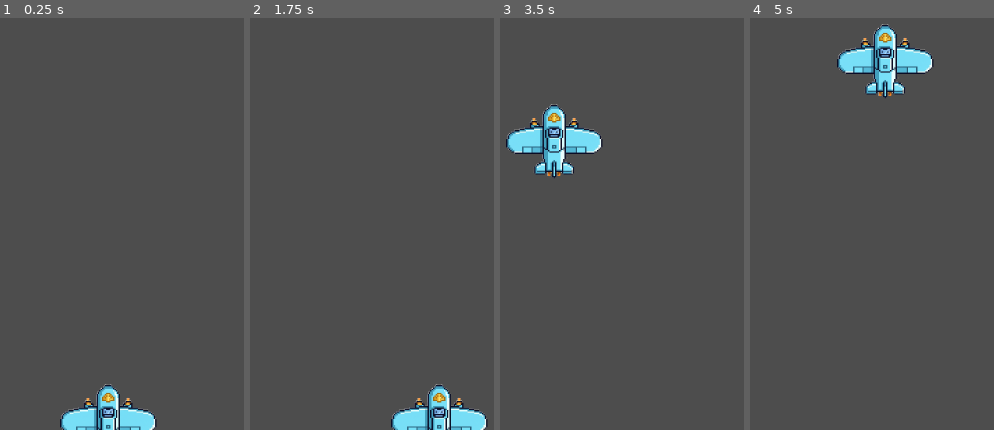
Above: before the commit, frames 1-4 (left to right).
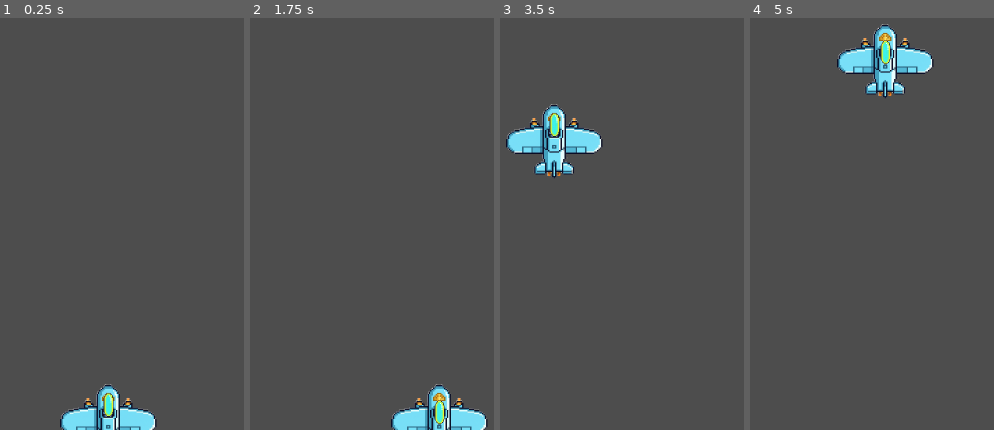
Above: after the commit, the same moments.

Repository: qingzhixing/plane-war
Game: Godot game, scene res://scenes/Main.tscn
Two runs of this game, one before a commit and one after it. Both use one fixed random seed, a clock stepped at 60 frames per second and the inputs below.
Inputs (mouse positions are in pixels of both pictures, inside the frame that each line leads up to):
- Up to frame 1 (0.25 s): no input
- Up to frame 2 (1.75 s): tap Enter at 0.5 s; move the mouse to (outside the picture) at 0.52 s; click (outside the picture) at 0.67 s; tap Space at 1.25 s; drag from (outside the picture) to (328, 191) at 1.27 s
- Up to frame 3 (3.5 s): tap Enter at 2 s; move the mouse to (outside the picture) at 2.02 s; click (outside the picture) at 2.17 s; tap Space at 2.75 s; drag from (578, 191) to (outside the picture) at 2.77 s
- Up to frame 4 (5 s): move the mouse to (outside the picture) at 3.52 s; click (outside the picture) at 3.67 s; tap Enter at 4.25 s; drag from (outside the picture) to (outside the picture) at 4.27 s

The runs differ from the first frame. In frame 1, 0.2% of the frame differs, in the area x 42-47%, y 91-97%; in frame 2, 0.2%; in frame 3, 0.2%; in frame 4, 0.2%.

Commit message:
🐛 FIX: 自动发射与脚本告警清理
Made-with: Cursor

Diff:
--- a/scenes/Player.tscn
+++ b/scenes/Player.tscn
@@ -1,6 +1,7 @@
-[gd_scene load_steps=4 format=3 uid="uid://drk5g4eslf2h3"]
+[gd_scene load_steps=5 format=3 uid="uid://drk5g4eslf2h3"]
 
 [ext_resource type="Script" uid="uid://b3aigm1lpksqa" path="res://scripts/player.gd" id="1_p0vlq"]
+[ext_resource type="PackedScene" uid="uid://du8esn7dxfruf" path="res://scenes/bullets/PlayerBullet.tscn" id="2_3li8b"]
 [ext_resource type="Texture2D" uid="uid://dgocjs7westlh" path="res://art/player/player_ship_base.png" id="2_v6fml"]
 
 [sub_resource type="CapsuleShape2D" id="CapsuleShape2D_v6fml"]
@@ -9,6 +10,7 @@
 
 [node name="Player" type="CharacterBody2D"]
 script = ExtResource("1_p0vlq")
+bullet_scene = ExtResource("2_3li8b")
 
 [node name="Sprite2D" type="Sprite2D" parent="."]
 position = Vector2(-0.28250122, 0)
--- a/scripts/player.gd
+++ b/scripts/player.gd
@@ -8,9 +8,12 @@
 var _has_pointer: bool = false
 var _pointer_pos: Vector2
 var _last_pointer_pos: Vector2
+@onready var _fallback_bullet_scene: PackedScene = preload("res://scenes/bullets/PlayerBullet.tscn")
 
 func _ready() -> void:
 	Input.set_mouse_mode(Input.MOUSE_MODE_VISIBLE)
+	if bullet_scene == null and _fallback_bullet_scene != null:
+		bullet_scene = _fallback_bullet_scene
 
 func _unhandled_input(event: InputEvent) -> void:
 	if event is InputEventScreenTouch:
@@ -42,7 +45,7 @@
 	_update_movement(delta)
 	_update_shooting(delta)
 
-func _update_movement(delta: float) -> void:
+func _update_movement(_delta: float) -> void:
 	var viewport_rect := get_viewport_rect()
 	var margin := 16.0
 	global_position.x = clamp(global_position.x, margin, viewport_rect.size.x - margin)
--- a/scripts/player_bullet.gd
+++ b/scripts/player_bullet.gd
@@ -5,7 +5,6 @@
 
 func _process(delta: float) -> void:
 	global_position.y -= speed * delta
-	var viewport_size := get_viewport_rect().size
 	if global_position.y < -50:
 		queue_free()
 
